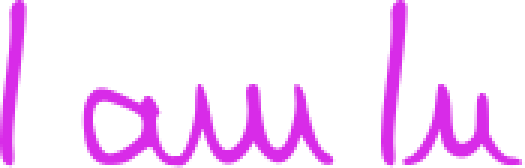
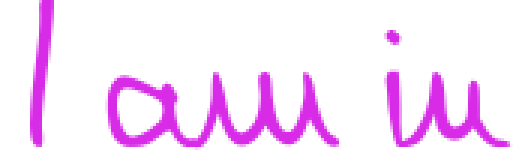
Layer changes from the first (525, 168) image to the second:
added layer "I am in" above "Pasted Layer" over [30, 0, 513, 150]
hid "Pasted Layer" over [0, 0, 525, 168]
